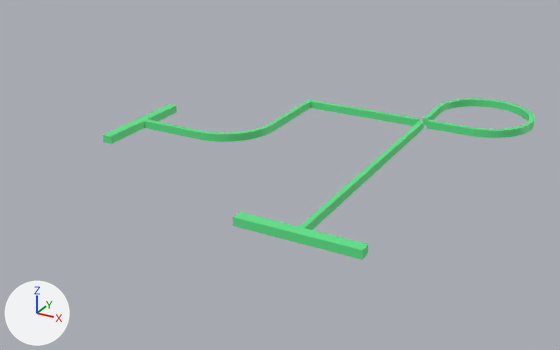
Two versions of the Blender file GoDot/assets/Track2.blend, one commit apart.
The view is the same before and after, from a 50 mm camera at (11.2, -22.9, 14.1) aimed at (-2.3, 1.6, 1.9). The axes (+X, +Y, +Z) are drawn at lower left. The lights are the same throughout. The picture after the commit comes second.

In view in the first picture: 'Track2Final'.
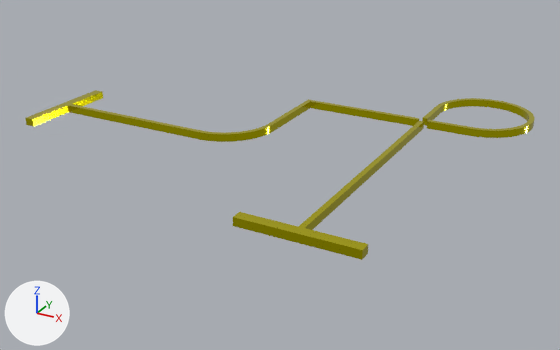
Commit message: gold track

Diff of the bpy script that builds the scene:
```diff
--- a/GoDot/assets/Track2.blend.py
+++ b/GoDot/assets/Track2.blend.py
@@ mat_material_004 @@
+mat_material_004 = principled_material('Material.004')
+mat_material_004.base_color = (0.801, 0.729, 0.0)  # yellow #e7de00
+mat_material_004.metallic = 1.0
+mat_material_004.roughness = 0.1
@@ me_track2final @@
 # used by ob_track2final; location = (0.0, 0.0, 0.0); scale = (0.01, 0.01, 0.01)
-me_track2final.from_pydata(...)  # 628 vertices, 1248 faces; spans x -808.0..592.0, y -546.0..944.0, z 339.0..369.0
-me_track2final.materials.append(mat_material_003)  # green #60e78c
+me_track2final.from_pydata(...)  # 628 vertices, 1248 faces; spans x -1208.0..592.0, y -546.0..944.0, z 339.0..369.0
+# me_track2final part 1: all 12 vertices in x -808.0..-768.0, y -196.0..224.0, z 339.0..369.0 are moved by (-400.0, 0.0, 0.0)
+me_track2final.materials.append(mat_material_004)  # yellow #e7de00
```

Boxes (x1, y1, x2, y2) around the edits, measured in the pictures (560 x 350 px; the box of a moved part takes in the faces that stretch with it):
'Track2Final', recoloured, reshaped (18% wider): before (103, 98, 535, 260); after (26, 90, 535, 260)
part 1 of me_track2final, moved or reshaped: before (103, 104, 201, 144); after (26, 90, 201, 139)
